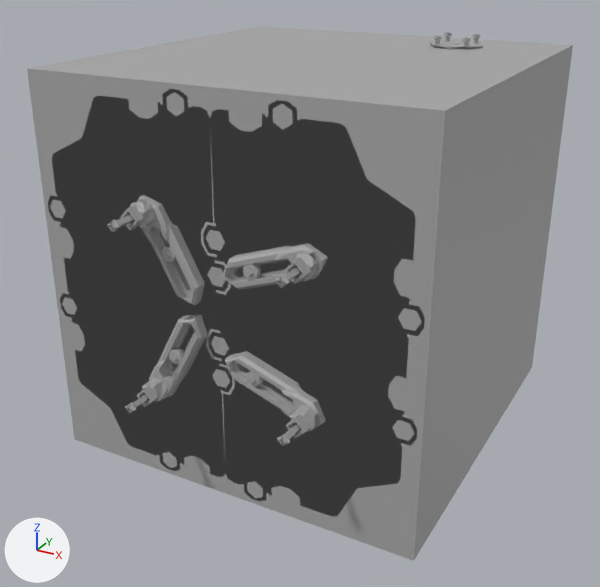
The glTF model bodies/turtlebot3/generated/parts/base_link.glb, before and after one commit.
Before and after are seen from a camera (50 mm lens) standing at (0.106, -0.348, 0.111) and looking at (-0.034, -0.095, -0.016). Lighting does not change. The marker at lower left points along +X, +Y and +Z. The older version comes first. Where no turn or scale is listed for an object, it has been applied to the vertices.

The first picture shows 'base_link_geom_0', 'base_link_geom_1'.
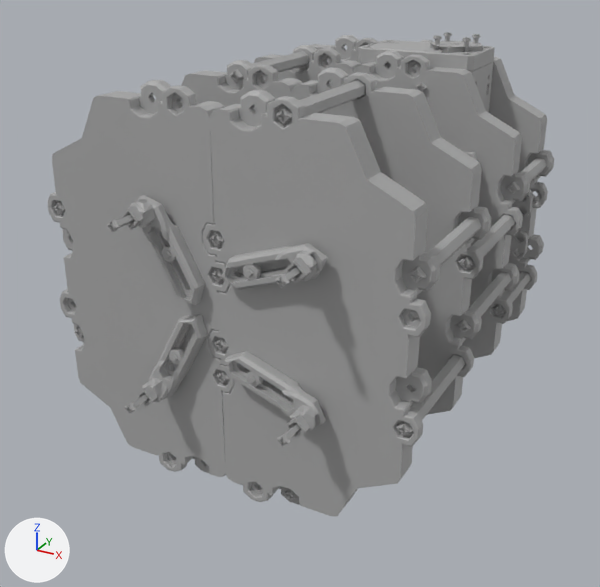
The newer file is also turned or shifted as a whole; pictures and numbers use the older file's frame.

What differs and where, as boxes (x1, y1, x2, y2) in the pictures (600 x 587 px):
'base_link_geom_1', deleted
    before: (27, 26, 573, 561)

The change, as a list of edits to the scene's bpy script:
```text
Remove ob_base_link_geom_1:
    ob_base_link_geom_1 = bpy.data.objects.new('base_link_geom_1', me_geometry_1)
    ob_base_link_geom_1.location = (-0.032, -0.08, 0.0)
```
